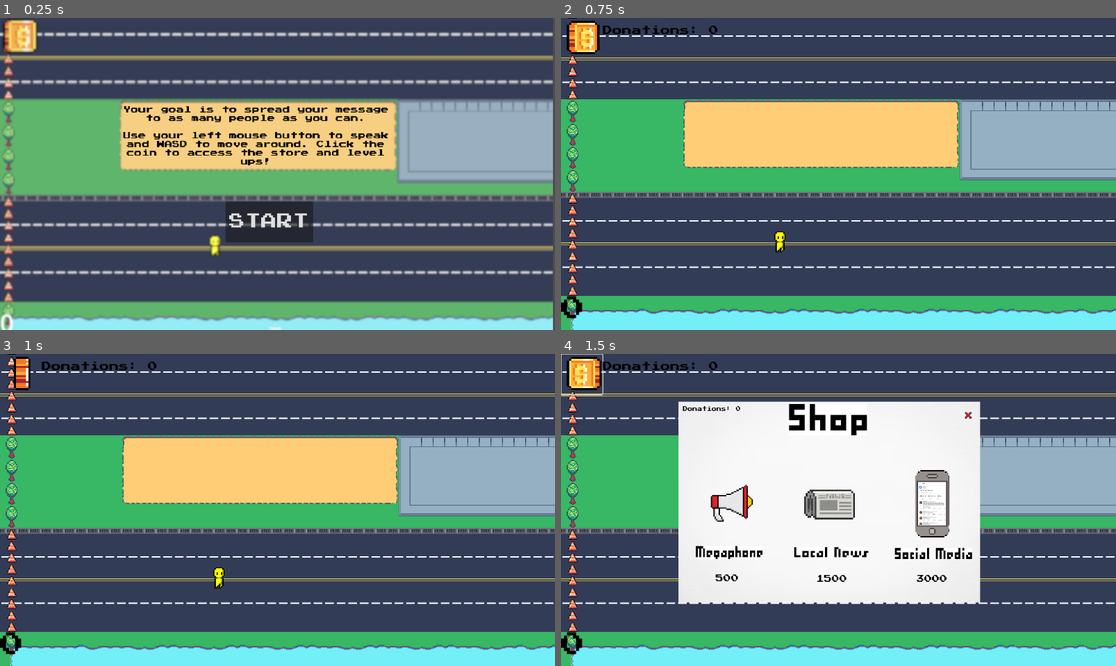
Above: before the commit, frames 1-4 (two rows, left to right).
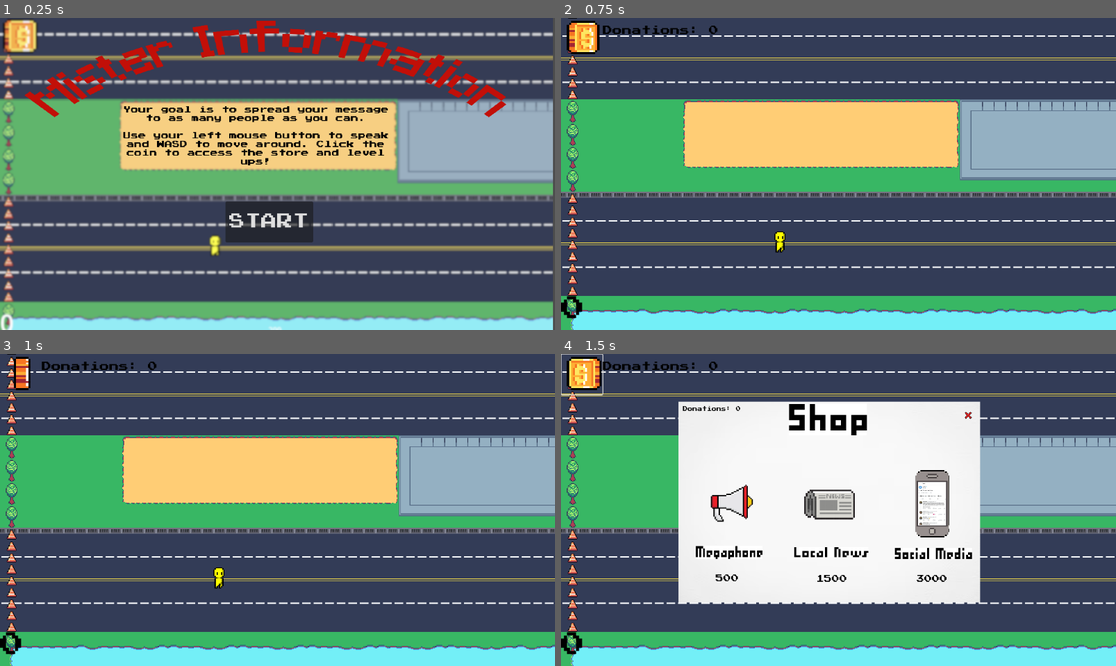
Above: after the commit, the same moments.

Repository: eliseokeefe/GameDevFinal
Game: Godot game, scene res://start.tscn
Same seed, same stepped clock (60 frames per second), same inputs: the game is played once before the commit and once after it.
Inputs (mouse positions are in pixels of both pictures, inside the frame that each line leads up to):
- Up to frame 1 (0.25 s): no input
- Up to frame 2 (0.75 s): click "START" at 0.5 s
- Up to frame 3 (1 s): no input
- Up to frame 4 (1.5 s): click (583, 375) at 1.25 s

The runs differ from the first frame. In frame 1, 3.7% of the frame differs, in the area x 4-92%, y 0-32%; in frame 2, nothing differs; in frame 3, nothing differs; in frame 4, nothing differs.

Commit message:
Title Addition

Diff:
--- a/end.tscn
+++ b/end.tscn
@@ -1,7 +1,8 @@
-[gd_scene load_steps=3 format=3 uid="uid://cdk425cj4gxhn"]
+[gd_scene load_steps=4 format=3 uid="uid://cdk425cj4gxhn"]
 
 [ext_resource type="Script" path="res://end.gd" id="1_4daf2"]
 [ext_resource type="FontFile" uid="uid://d3syh1pojil66" path="res://PressStart2P.ttf" id="3_gj05g"]
+[ext_resource type="Texture2D" uid="uid://cq8cly42igcne" path="res://title.png" id="3_rjy4x"]
 
 [node name="end" type="Node2D"]
 script = ExtResource("1_4daf2")
@@ -55,3 +56,8 @@
 theme_override_font_sizes/font_size = 35
 text = "Be wary of misinformation and your role in spreading it! Fact check yourself, use credible sources, and don't contribute to the spread of false info."
 autowrap_mode = 2
+
+[node name="Title" type="Sprite2D" parent="."]
+position = Vector2(566, 125)
+scale = Vector2(0.595951, 0.557841)
+texture = ExtResource("3_rjy4x")
--- a/start.tscn
+++ b/start.tscn
@@ -1,8 +1,9 @@
-[gd_scene load_steps=5 format=3 uid="uid://bofqvgiranpac"]
+[gd_scene load_steps=6 format=3 uid="uid://bofqvgiranpac"]
 
 [ext_resource type="Script" path="res://Start.gd" id="1_jyfeq"]
 [ext_resource type="FontVariation" uid="uid://dp5ibsgsljx18" path="res://PressStart.tres" id="2_0r0w8"]
 [ext_resource type="Texture2D" uid="uid://c7i1m4025n0ga" path="res://start+stop sprites/Screenshot 2024-06-06 at 4.39.24 PM.png" id="2_gmaxi"]
+[ext_resource type="Texture2D" uid="uid://cq8cly42igcne" path="res://title.png" id="4_l06p0"]
 
 [sub_resource type="LabelSettings" id="LabelSettings_h671r"]
 font_size = 21
@@ -54,4 +55,9 @@
 scale = Vector2(1.00437, 1.03016)
 texture = ExtResource("2_gmaxi")
 
+[node name="Title" type="Sprite2D" parent="."]
+position = Vector2(564, 106)
+scale = Vector2(0.632634, 0.461288)
+texture = ExtResource("4_l06p0")
+
 [connection signal="pressed" from="Button" to="." method="_on_button_pressed"]
Binary file added: title.png
Not shown, added: title.png.import
